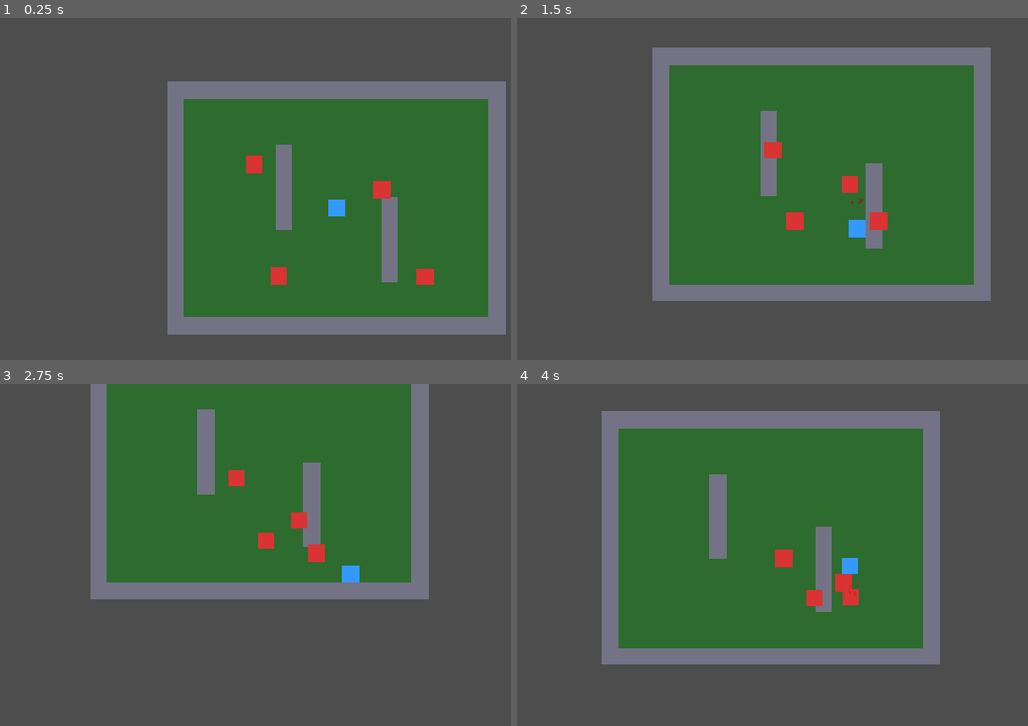
Above: before the commit, frames 1-4 (two rows, left to right).
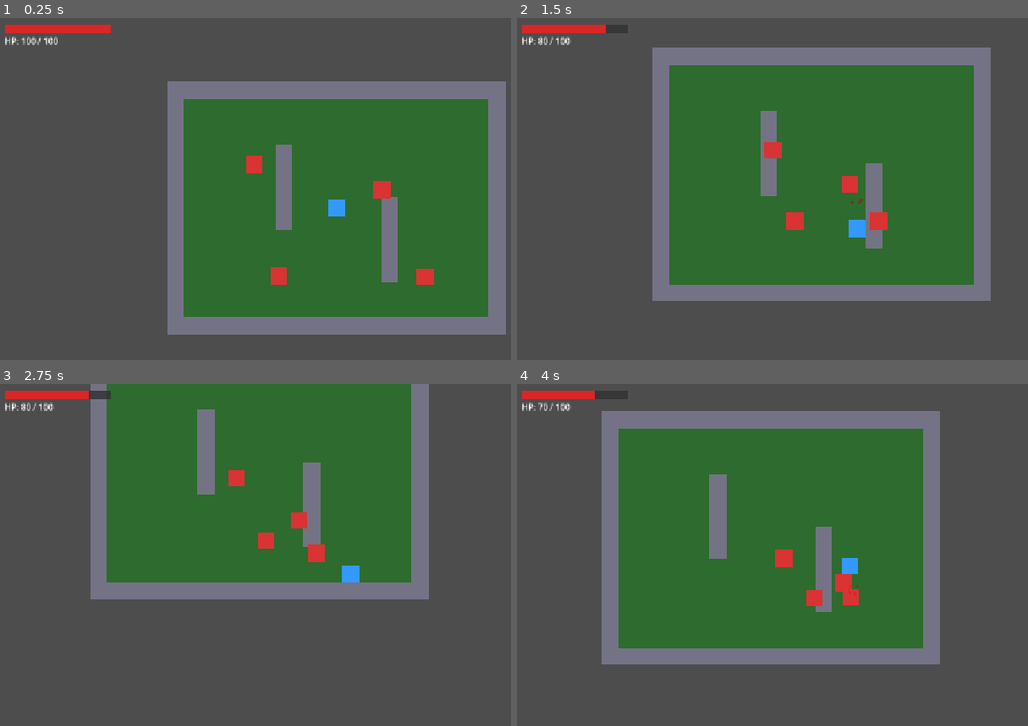
Above: after the commit, the same moments.

Repository: dockhorn12/Ashborn-jogo
Game: Godot game, scene res://ashborn/scenes/world/World.tscn
Same seed, same stepped clock (60 frames per second), same inputs: the game is played once before the commit and once after it.
Inputs:
- Up to frame 1 (0.25 s): no input
- Up to frame 2 (1.5 s): hold Right (ui_right) 0.53-1.28 s; hold F (attack) 0.53-1.28 s; hold Down (ui_down) from 1.28 s (still down); tap F (attack) at 1.35 s
- Up to frame 3 (2.75 s): release Down (ui_down) at 2.03 s; hold Right (ui_right) from 2.03 s (still down); hold F (attack) from 2.03 s (still down)
- Up to frame 4 (4 s): release Right (ui_right) at 2.78 s; release F (attack) at 2.78 s; hold Up (ui_up) 2.78-3.53 s; tap F (attack) at 2.85 s; hold Left (ui_left) from 3.53 s (still down); hold F (attack) from 3.53 s (still down)

The runs differ from the first frame. In frame 1, 0.6% of the frame differs, in the area x 0-22%, y 1-8%; in frame 2, 0.5%; in frame 3, 0.6%; in frame 4, 0.5%.

Commit message:
feat: HUD com barra de HP conectada ao player
Co-Authored-By: Claude Sonnet 4.6 <noreply@anthropic.com>

Diff:
--- /dev/null
+++ b/ashborn/scenes/hud/HUD.tscn
@@ -0,0 +1,29 @@
+[gd_scene format=3]
+
+[ext_resource type="Script" path="res://ashborn/scripts/hud/HUD.gd" id="1_hud"]
+
+[node name="HUD" type="CanvasLayer"]
+script = ExtResource("1_hud")
+
+[node name="Control" type="Control" parent="."]
+anchor_right = 1.0
+anchor_bottom = 1.0
+
+[node name="BarraHP" type="ColorRect" parent="Control"]
+offset_left = 12.0
+offset_top = 12.0
+offset_right = 212.0
+offset_bottom = 28.0
+color = Color(0.2, 0.2, 0.2, 0.85)
+
+[node name="Fill" type="ColorRect" parent="Control/BarraHP"]
+offset_right = 200.0
+offset_bottom = 16.0
+color = Color(0.85, 0.15, 0.15, 1)
+
+[node name="LabelHP" type="Label" parent="Control"]
+offset_left = 12.0
+offset_top = 32.0
+offset_right = 212.0
+offset_bottom = 52.0
+text = "HP: 100 / 100"
--- a/ashborn/scenes/world/World.tscn
+++ b/ashborn/scenes/world/World.tscn
@@ -2,6 +2,8 @@
 
 [ext_resource type="PackedScene" uid="uid://bqp83ug3gdk45" path="res://ashborn/scenes/player/Player.tscn" id="1_world"]
 [ext_resource type="PackedScene" path="res://ashborn/scenes/enemies/Enemy.tscn" id="2_world"]
+[ext_resource type="PackedScene" path="res://ashborn/scenes/hud/HUD.tscn" id="3_world"]
+[ext_resource type="Script" path="res://ashborn/scripts/world/World.gd" id="4_world"]
 
 [sub_resource type="RectangleShape2D" id="Shape_top"]
 size = Vector2(640, 32)
@@ -22,6 +24,7 @@
 size = Vector2(32, 160)
 
 [node name="World" type="Node2D" unique_id=195744052]
+script = ExtResource("4_world")
 
 [node name="Floor" type="ColorRect" parent="." unique_id=1250832886]
 offset_right = 640.0
@@ -112,6 +115,8 @@
 offset_bottom = 80.0
 color = Color(0.45, 0.45, 0.52, 1)
 
+[node name="HUD" parent="." instance=ExtResource("3_world")]
+
 [node name="Player" parent="." unique_id=890174828 instance=ExtResource("1_world")]
 position = Vector2(320, 240)
 
--- /dev/null
+++ b/ashborn/scripts/hud/HUD.gd
@@ -0,0 +1,14 @@
+extends CanvasLayer
+
+# Referências aos nós visuais
+@onready var barra_fill: ColorRect = $Control/BarraHP/Fill
+@onready var label_hp: Label = $Control/LabelHP
+
+# Largura máxima da barra (em pixels)
+const LARGURA_MAX: float = 200.0
+
+# Atualiza a barra com os valores atuais de HP
+func atualizar_hp(atual: int, maximo: int) -> void:
+	var proporcao := float(atual) / float(maximo)
+	barra_fill.size.x = LARGURA_MAX * proporcao
+	label_hp.text = "HP: %d / %d" % [atual, maximo]
--- a/ashborn/scripts/player/Player.gd
+++ b/ashborn/scripts/player/Player.gd
@@ -1,4 +1,7 @@
 extends CharacterBody2D
+
+# Emitido sempre que o HP muda — o HUD escuta este sinal
+signal hp_changed(atual: int, maximo: int)
 
 # --- Stats do Kael ---
 var move_speed: float = 150.0
@@ -41,6 +44,8 @@
 	attack_hitbox.body_entered.connect(_on_hitbox_body_entered)
 	# Adiciona ao grupo para que inimigos possam encontrar o player
 	add_to_group("player")
+	# Emite o HP inicial para o HUD exibir corretamente desde o começo
+	hp_changed.emit(current_hp, max_hp)
 
 func _physics_process(delta: float) -> void:
 	var _delta := delta
@@ -90,6 +95,9 @@
 	# Knockback: empurra Kael para longe do inimigo
 	var direcao_knockback := (global_position - origem).normalized()
 	_knockback = direcao_knockback * 220.0
+
+	# Notifica o HUD com o novo valor de HP
+	hp_changed.emit(current_hp, max_hp)
 
 	_spawnar_sangue()
 	_piscar()
--- a/ashborn/scripts/world/World.gd
+++ b/ashborn/scripts/world/World.gd
@@ -1,81 +1,8 @@
 extends Node2D
 
-# Tamanho de cada tile em pixels
-const TILE_SIZE := 32
-
-# Dimensões do mapa em tiles
-const MAP_WIDTH  := 20
-const MAP_HEIGHT := 15
-
-# ID da fonte de tiles no TileSet
-const SOURCE_ID := 0
-
-# Coordenadas dos tiles dentro do atlas (coluna, linha)
-const TILE_FLOOR := Vector2i(0, 0)
-const TILE_WALL  := Vector2i(1, 0)
-
-@onready var tile_map: TileMap = $TileMap
+# Conecta o sinal de HP do player ao HUD ao iniciar a cena
+@onready var player: CharacterBody2D = $Player
+@onready var hud: CanvasLayer = $HUD
 
 func _ready() -> void:
-	# Cria o TileSet com os tiles placeholder e o aplica ao TileMap
-	tile_map.tile_set = _criar_tileset()
-
-	# Gera o layout do mapa (bordas + paredes internas)
-	_gerar_mapa()
-
-# Cria um TileSet com dois tiles coloridos e colisão nas paredes
-func _criar_tileset() -> TileSet:
-	var ts := TileSet.new()
-	ts.tile_size = Vector2i(TILE_SIZE, TILE_SIZE)
-
-	# Adiciona uma camada de física usando a layer World (bit 0 = layer 1)
-	ts.add_physics_layer()
-	ts.set_physics_layer_collision_layer(0, 1)
-	ts.set_physics_layer_collision_mask(0, 0)
-
-	# Cria uma imagem com dois tiles lado a lado: chão (verde) e parede (cinza)
-	var img := Image.create(TILE_SIZE * 2, TILE_SIZE, false, Image.FORMAT_RGB8)
-
-	# Pinta o tile de chão (verde escuro)
-	for x in range(TILE_SIZE):
-		for y in range(TILE_SIZE):
-			img.set_pixel(x, y, Color(0.18, 0.42, 0.18))
-
-	# Pinta o tile de parede (cinza azulado)
-	for x in range(TILE_SIZE, TILE_SIZE * 2):
-		for y in range(TILE_SIZE):
-			img.set_pixel(x, y, Color(0.45, 0.45, 0.52))
-
-	# Cria o atlas e registra os dois tiles
-	var atlas := TileSetAtlasSource.new()
-	atlas.texture = ImageTexture.create_from_image(img)
-	atlas.texture_region_size = Vector2i(TILE_SIZE, TILE_SIZE)
-	atlas.create_tile(TILE_FLOOR)
-	atlas.create_tile(TILE_WALL)
-
-	# Adiciona um polígono de colisão quadrado ao tile de parede
-	var wall_data := atlas.get_tile_data(TILE_WALL, 0)
-	wall_data.set_collision_polygons_count(0, 1)
-	wall_data.set_collision_polygon_points(0, 0, PackedVector2Array([
-		Vector2(-16, -16), Vector2(16, -16),
-		Vector2(16,  16),  Vector2(-16, 16)
-	]))
-
-	ts.add_source(atlas, SOURCE_ID)
-	return ts
-
-# Preenche o TileMap com chão, bordas e algumas paredes internas
-func _gerar_mapa() -> void:
-	for x in range(MAP_WIDTH):
-		for y in range(MAP_HEIGHT):
-			# Borda do mapa é sempre parede
-			var borda := (x == 0 or x == MAP_WIDTH - 1 or y == 0 or y == MAP_HEIGHT - 1)
-
-			# Paredes internas para o jogador testar colisões
-			var parede_interna := (x == 8 and y >= 3 and y <= 9) \
-							   or (x == 13 and y >= 5 and y <= 12)
-
-			if borda or parede_interna:
-				tile_map.set_cell(0, Vector2i(x, y), SOURCE_ID, TILE_WALL)
-			else:
-				tile_map.set_cell(0, Vector2i(x, y), SOURCE_ID, TILE_FLOOR)
+	player.hp_changed.connect(hud.atualizar_hp)
